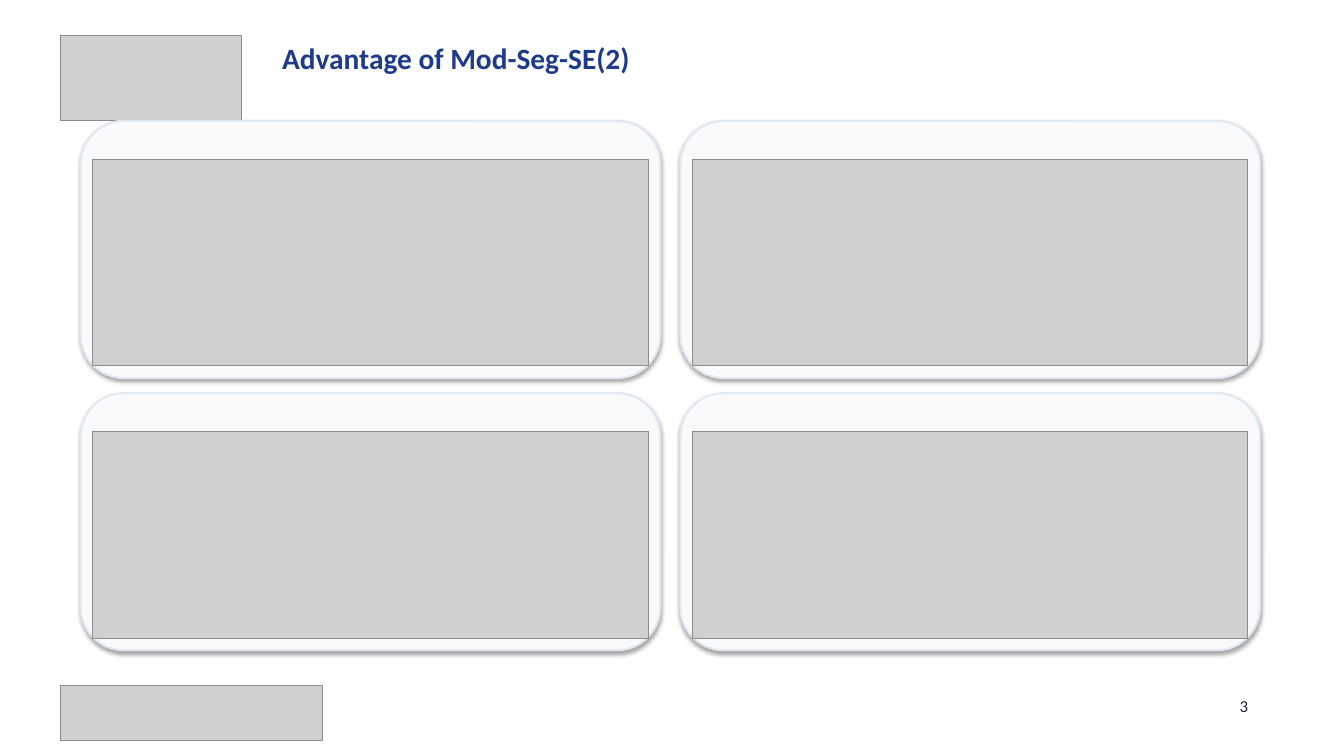
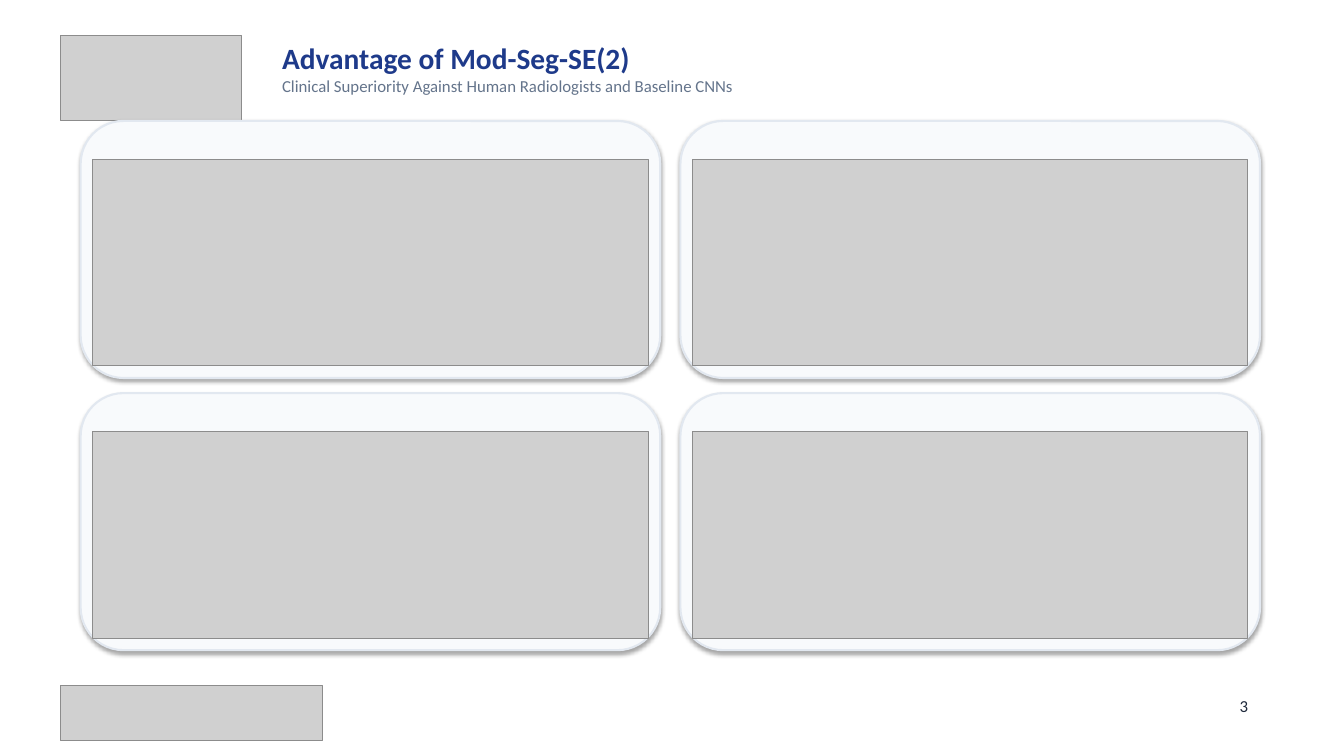
Before and after one commit to MuhammadAliffandy/brain-ctc-seg, a slide deck: slide 3 of Brain_CT_Seg_Client_Presentation.pptx. Drawn at 1344x756 pixels with LibreOffice and Linux fonts; fonts in the diff are those of the drawing; grey boxes stand for pictures. Boxes give left, top, right and bottom in pixels: in the first picture for what was removed or moved away, otherwise in the second. Text is boxed around its words. In the diff, an @@ line names an element or a change of style, - is before the commit and + after.

```diff
--- a/Brain_CT_Seg_Client_Presentation.pptx
+++ b/Brain_CT_Seg_Client_Presentation.pptx
@@ text at [282,80,732,95]: paragraph added @@
+Clinical Superiority Against Human Radiologists and Baseline CNNs
```
Also in this commit, not shown: 2 other slides changed, 10 other files.
